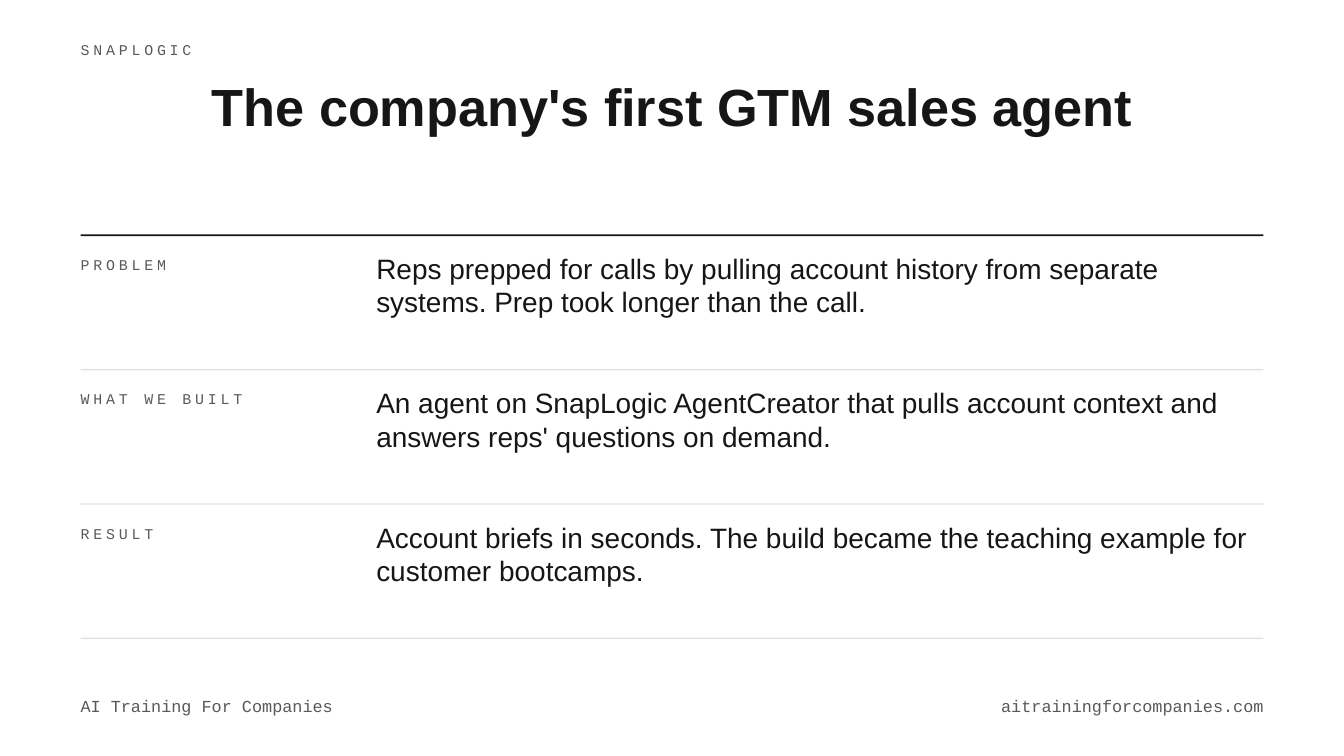
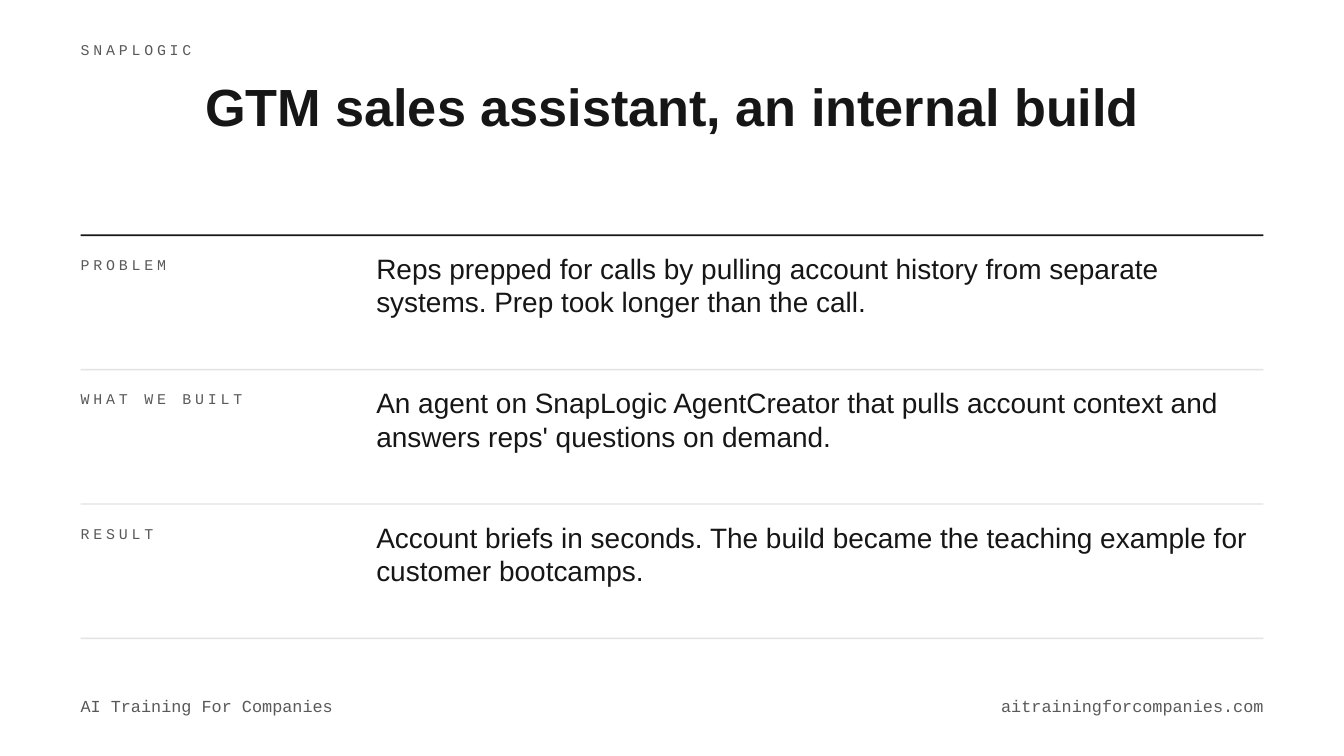
Before and after one commit to wonderfly123/ai-training-for-companies, a slide deck: slide 7 of docs/deck/AI-Training-For-Companies.pptx. Drawn at 1344x756 pixels with LibreOffice and Linux fonts; fonts in the diff are those of the drawing. Boxes give left, top, right and bottom in pixels: in the first picture for what was removed or moved away, otherwise in the second. Text is boxed around its words. In the diff, an @@ line names an element or a change of style, - is before the commit and + after.

```diff
--- a/docs/deck/AI-Training-For-Companies.pptx
+++ b/docs/deck/AI-Training-For-Companies.pptx
@@ title at box(205, 88, 1139, 134): text changed @@
-The company's first GTM sales agent
+GTM sales assistant, an internal build
```
Also in this commit, not shown: 1 other slide changed, 7 other files.
